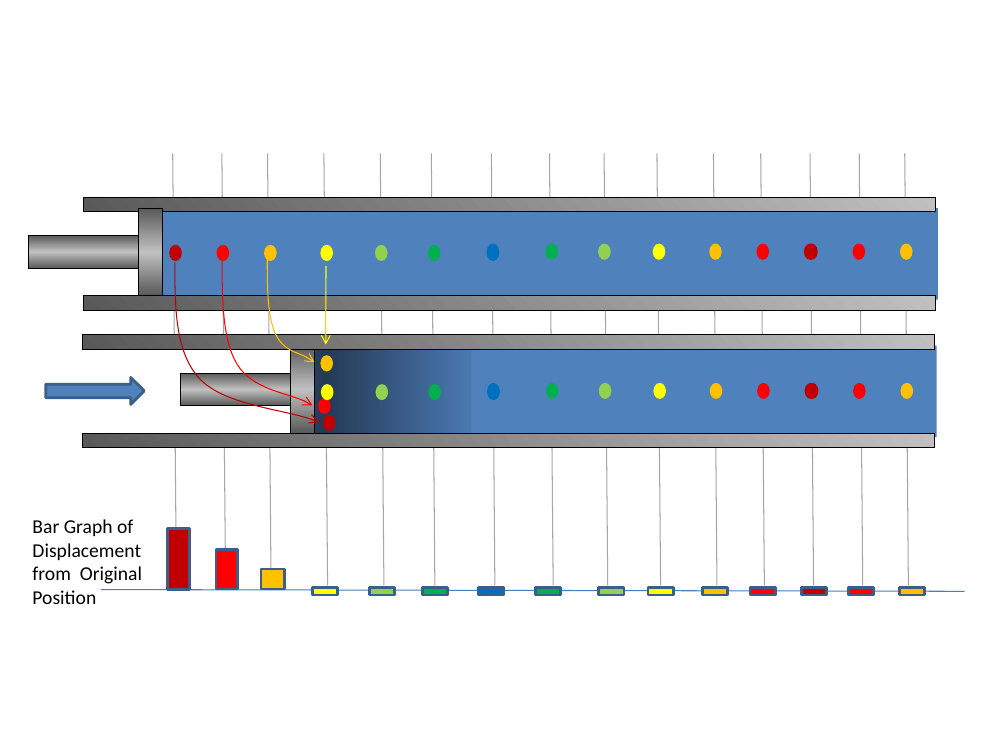
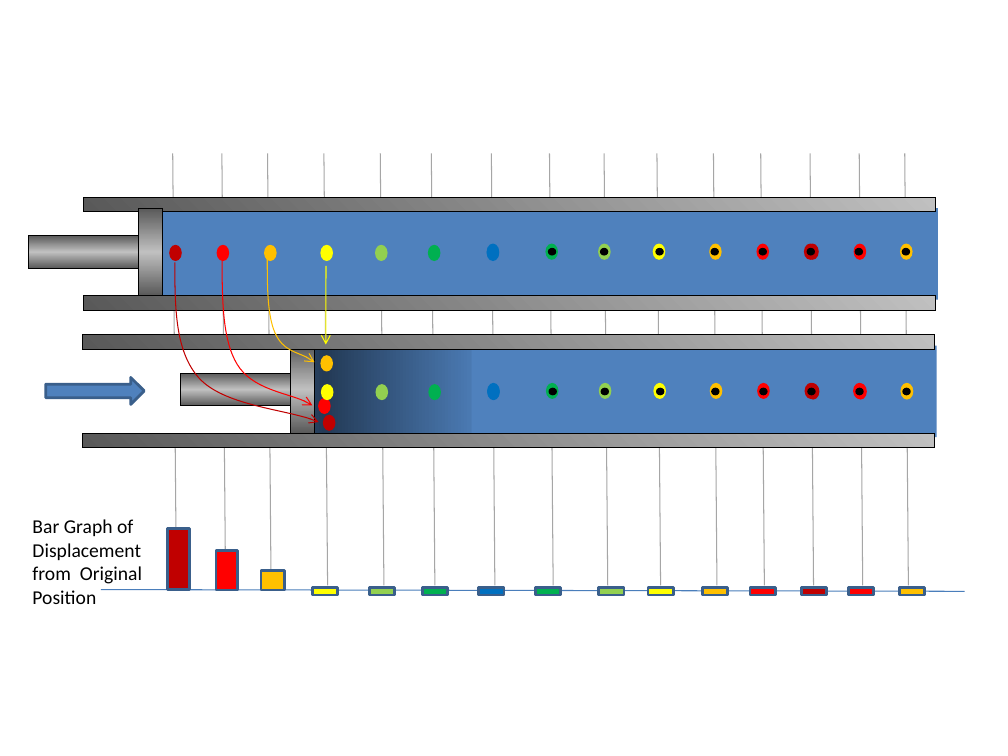
Before and after one commit to rtlines/Introductory-Physics-II, a slide deck: slide 26 of Lecture_Slides/PH 123 Lecture 07.pptx. Drawn at 1008x756 pixels with LibreOffice and Linux fonts; fonts in the diff are those of the drawing. Boxes give left, top, right and bottom in pixels: in the first picture for what was removed or moved away, otherwise in the second. Text is boxed around its words. In the diff, an @@ line names an element or a change of style, - is before the commit and + after.

```diff
--- a/Lecture_Slides/PH 123 Lecture 07.pptx
+++ b/Lecture_Slides/PH 123 Lecture 07.pptx
@@ ellipse added at box(548, 248, 556, 256), fill #000000 @@
@@ ellipse added at box(600, 248, 608, 256), fill #000000 @@
@@ ellipse added at box(655, 248, 663, 256), fill #000000 @@
@@ ellipse added at box(711, 248, 719, 256), fill #000000 @@
@@ ellipse added at box(759, 248, 767, 256), fill #000000 @@
@@ ellipse added at box(806, 248, 814, 256), fill #000000 @@
@@ ellipse added at box(855, 248, 863, 256), fill #000000 @@
@@ ellipse added at box(902, 248, 910, 256), fill #000000 @@
@@ ellipse added at box(548, 388, 556, 396), fill #000000 @@
@@ ellipse added at box(601, 388, 609, 396), fill #000000 @@
@@ ellipse added at box(656, 388, 664, 396), fill #000000 @@
@@ ellipse added at box(712, 388, 720, 396), fill #000000 @@
@@ ellipse added at box(759, 388, 767, 396), fill #000000 @@
@@ ellipse added at box(806, 383, 818, 399), fill #C00000 @@
@@ ellipse added at box(807, 388, 815, 396), fill #000000 @@
@@ ellipse added at box(854, 383, 866, 399), fill #FF0000 @@
@@ ellipse added at box(856, 388, 864, 396), fill #000000 @@
@@ ellipse added at box(901, 383, 913, 399), fill #FFC000 @@
@@ ellipse added at box(902, 388, 910, 396), fill #000000 @@
```
Also in this commit, not shown: 4 other slides changed, 1 slide added, 51 other files.
